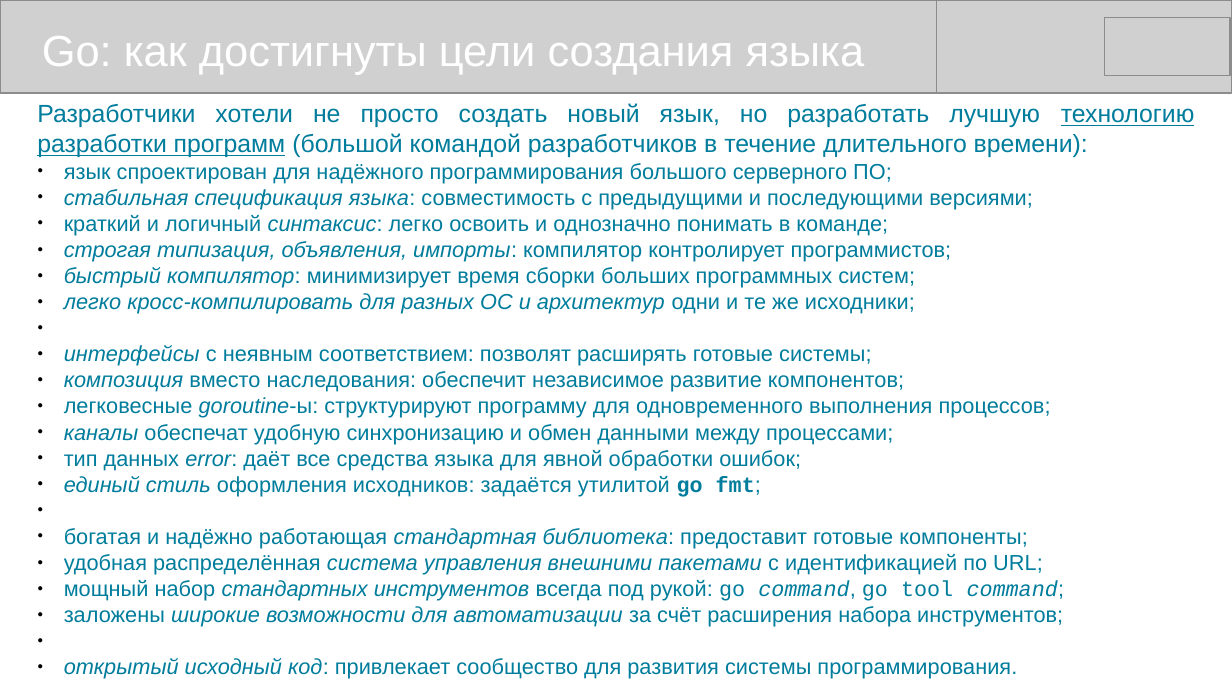
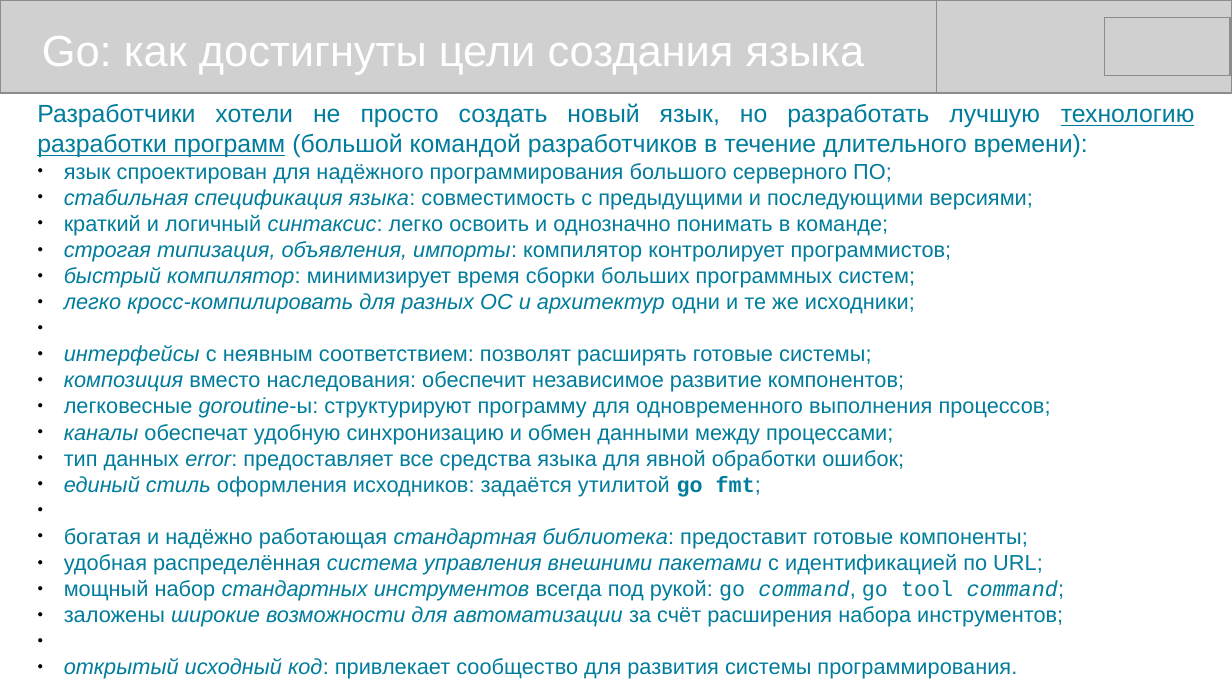
Before and after one commit to mike-shock/Go_language, a slide deck: slide 4 of Go_Preview.odp. Drawn at 1232x693 pixels with LibreOffice and Linux fonts; fonts in the diff are those of the drawing; grey boxes stand for pictures. Boxes give left, top, right and bottom in pixels: in the first picture for what was removed or moved away, otherwise in the second. Text is boxed around its words. In the diff, an @@ line names an element or a change of style, - is before the commit and + after.

```diff
--- a/Go_Preview.odp
+++ b/Go_Preview.odp
@@ text at box(64, 450, 904, 470): text changed @@
-● тип данных error: даёт все средства языка для явной обработки ошибок;
+● тип данных error: предоставляет все средства языка для явной обработки ошибок;
```
Also in this commit, not shown: 2 other slides changed, 1 other file.
